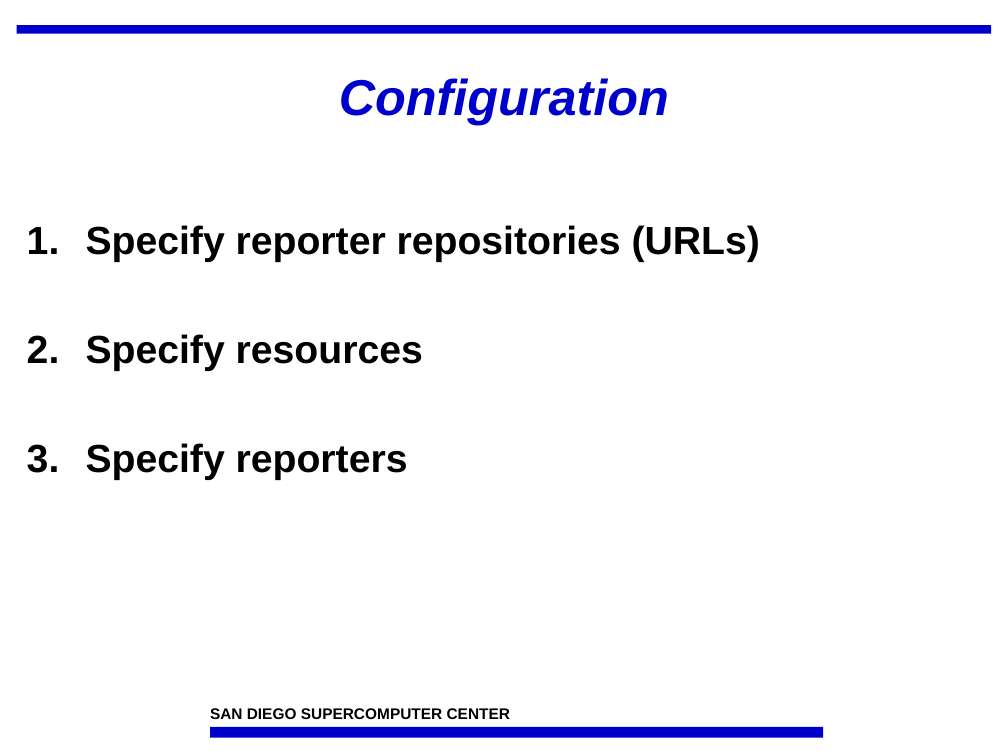
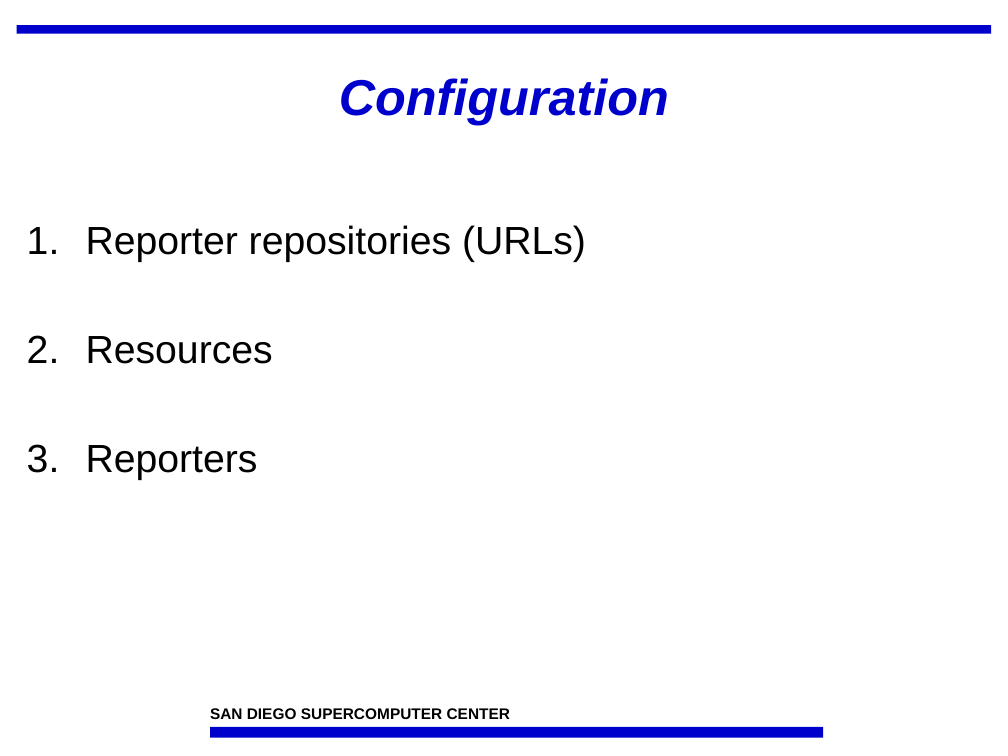
Before and after one commit to IncaProject/inca-xsede, a slide deck: slide 5 of talks/feb-06-workshop/control.ppt (slide 6 before the commit). Drawn at 1008x756 pixels with LibreOffice and Linux fonts; fonts in the diff are those of the drawing; background and template pictures are left out. Boxes give left, top, right and bottom in pixels: in the first picture for what was removed or moved away, otherwise in the second. Text is boxed around its words. In the diff, an @@ line names an element or a change of style, - is before the commit and + after.

```diff
--- a/talks/feb-06-workshop/control.ppt
+++ b/talks/feb-06-workshop/control.ppt
@@ text at [86,225,586,480]: text changed; bold off @@
-1. Specify reporter repositories (URLs)
-2. Specify resources
-3. Specify reporters
+1. Reporter repositories (URLs)
+2. Resources
+3. Reporters
```
Also in this commit, not shown: 19 other slides changed, 1 slide added, 1 slide removed.
